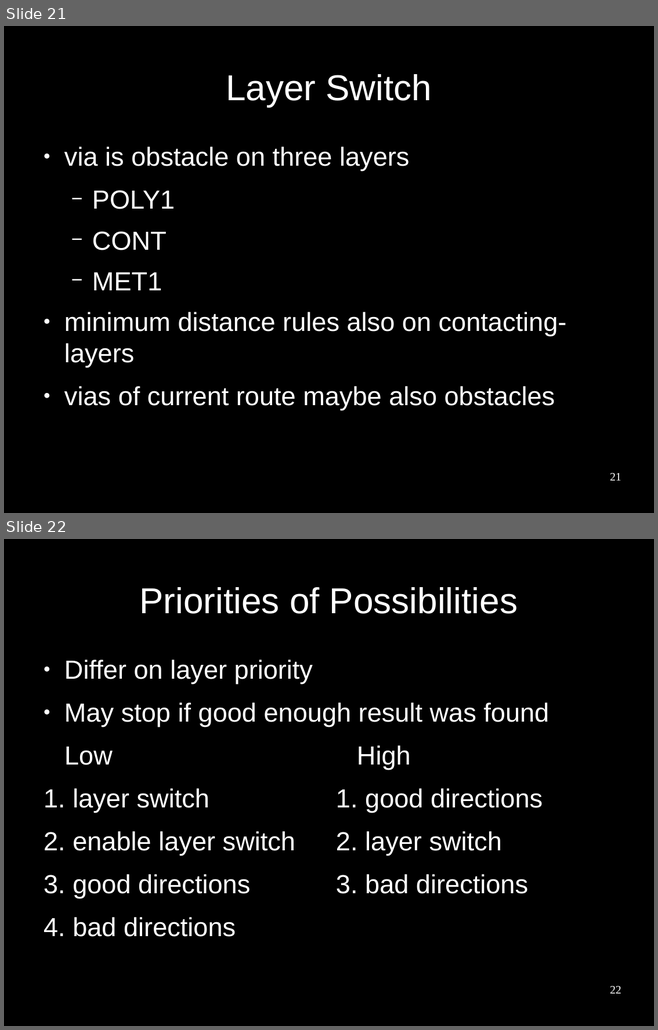
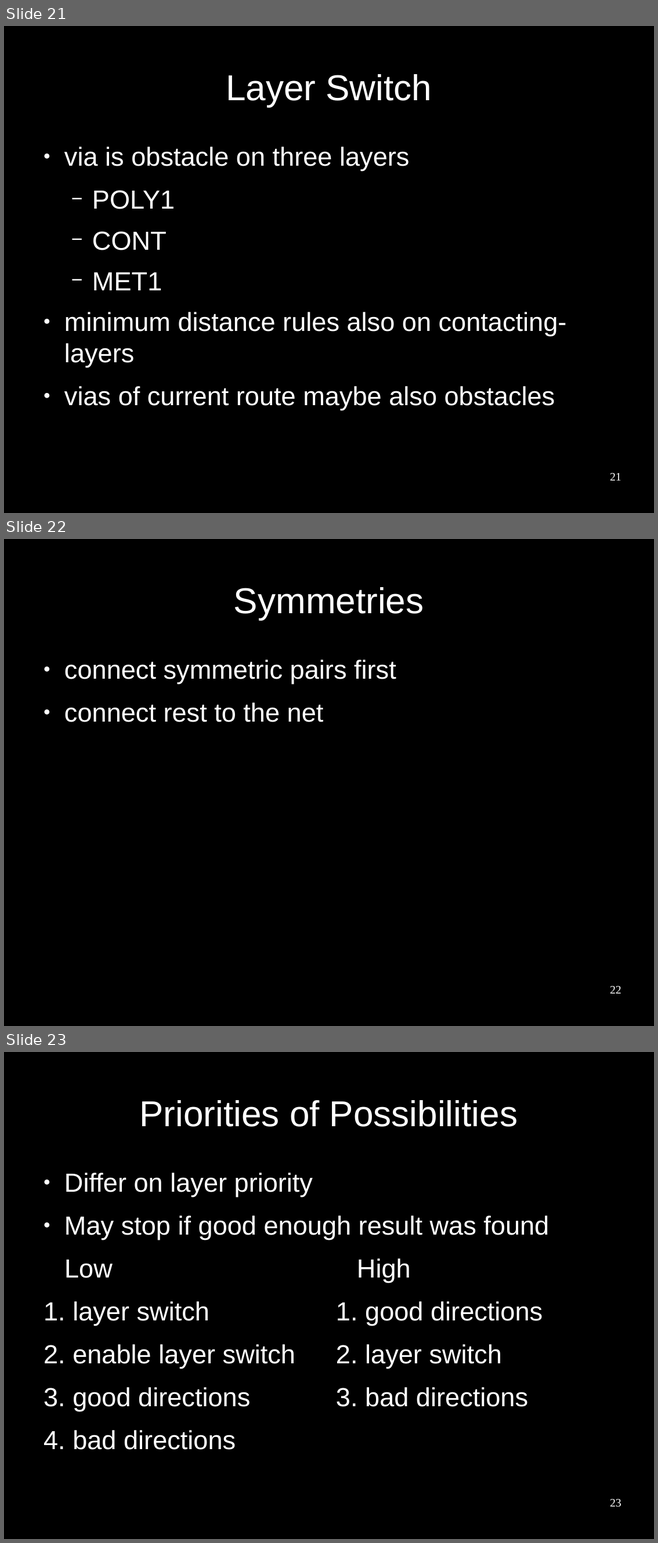
Before and after one commit to benediktibk/bachelorthesis, a slide deck: presentation.odp. Shown one above the other, each under a label of ours: slides 21 and 22 before the commit, slides 21, 22 and 23 after it. The pictures are 658x1030 and 658x1543 pixels, drawn with LibreOffice and Linux fonts; fonts in the diff are those of the drawing; background and template pictures are left out. Boxes give left, top, right and bottom in pixels: in the first picture for what was removed or moved away, otherwise in the second. Text is boxed around its words. In the diff, an @@ line names an element or a change of style, - is before the commit and + after.

```diff
--- a/presentation.odp
+++ b/presentation.odp
@@ slide 22 added at (x1=4, y1=539, x2=654, y2=1026), background #000000 @@
@@ title added at (x1=234, y1=587, x2=424, y2=620), 44 pt, text #FFFFFF @@
+Symmetries
@@ text added at (x1=64, y1=660, x2=396, y2=722), 32 pt, text #FFFFFF @@
+● connect symmetric pairs first
+● connect rest to the net
@@ page number added at (x1=610, y1=986, x2=621, y2=994), 14 pt, text #FFFFFF @@
+22
@@ what was slide 22 is now slide 23 @@
@@ page number at (x1=610, y1=1499, x2=621, y2=1507): text changed @@
-22
+23
```
Also in this commit, not shown: 1 slide changed, 6 other slides added, 3 other files.
